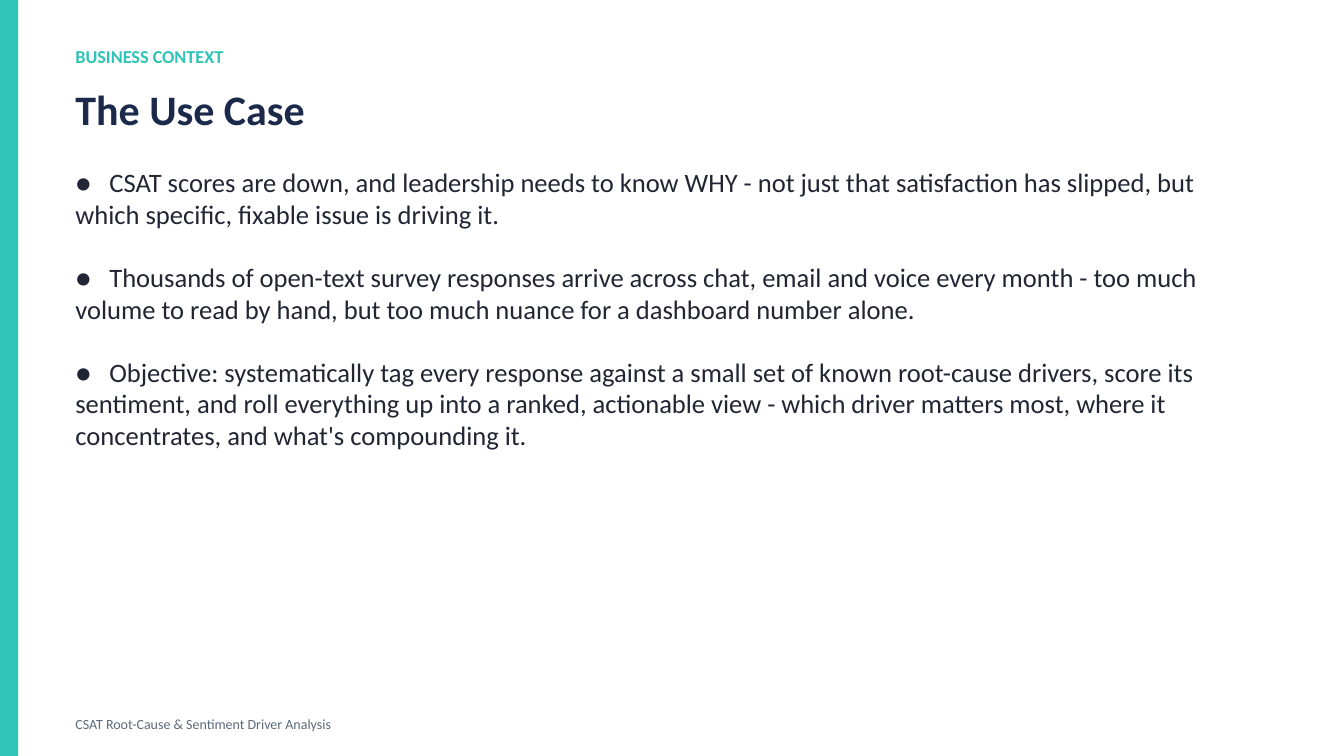
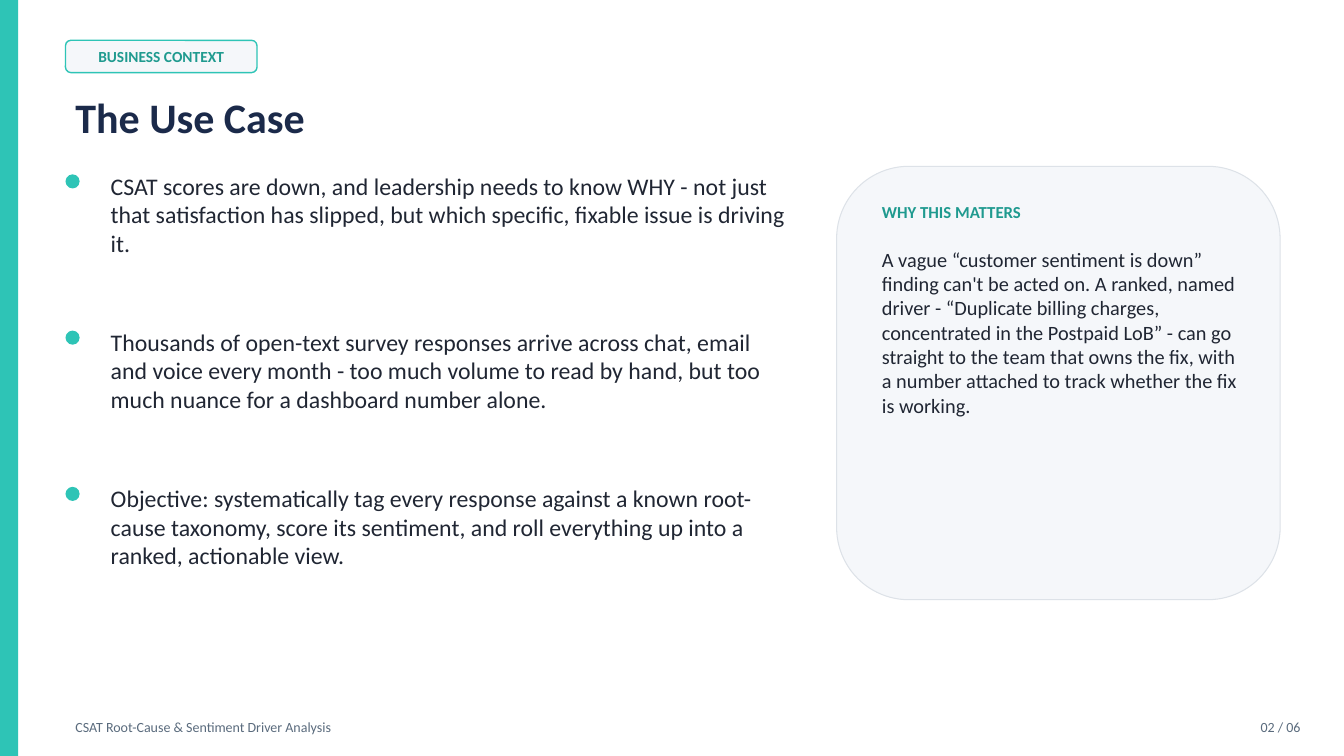
Before and after one commit to rameshpennam/ds-use-cases, a slide deck: slide 2 of usecase1_csat_nlp_rootcause/final_output/usecase1_csat_summary.pptx. Drawn at 1344x756 pixels with LibreOffice and Linux fonts; fonts in the diff are those of the drawing. Boxes give left, top, right and bottom in pixels: in the first picture for what was removed or moved away, otherwise in the second. Text is boxed around its words. In the diff, an @@ line names an element or a change of style, - is before the commit and + after.

```diff
--- a/usecase1_csat_nlp_rootcause/final_output/usecase1_csat_summary.pptx
+++ b/usecase1_csat_nlp_rootcause/final_output/usecase1_csat_summary.pptx
@@ rounded rectangle "BUSINESS CONTEXT": place and size @@
-rounded rectangle "BUSINESS CONTEXT" at bbox=[75, 51, 224, 63]
+rounded rectangle "BUSINESS CONTEXT" at bbox=[66, 40, 257, 73]
@@ rounded rectangle "BUSINESS CONTEXT" at bbox=[66, 40, 257, 73]: size 13 to 11 pt, text colour #2EC4B6 to #1F9A8F; alignment left to centre; vertical alignment top to middle; fill none to #F5F7FA; outline none to #2EC4B6 1 pt @@
@@ text "The Use Case": place and size @@
-text "The Use Case" at bbox=[75, 95, 305, 126]
+text "The Use Case" at bbox=[75, 103, 305, 134]
@@ ellipse added at bbox=[66, 174, 80, 189], fill #2EC4B6 @@
@@ text removed at bbox=[75, 173, 1196, 450] @@
-● CSAT scores are down, and leadership needs to know WHY - not just that satisfaction has slipped, but which specific, fixable issue is driving it.
-● Thousands of open-text survey responses arrive across chat, email and voice every month - too much volume to read by hand, but too much nuance for a dashboard number alone.
-● Objective: systematically tag every response against a small set of known root-cause drivers, score its sentiment, and roll everything up into a ranked, actionable view - which driver matters most, where it concentrates, and what's compounding it.
@@ text added at bbox=[111, 178, 784, 252], 17 pt, text #202633 @@
+CSAT scores are down, and leadership needs to know WHY - not just that satisfaction has slipped, but which specific, fixable issue is driving it.
@@ rounded rectangle added at bbox=[837, 166, 1280, 600], fill #F5F7FA, outline #DDE2E8 0.75 pt @@
@@ text added at bbox=[882, 207, 1021, 218], 12 pt, text #1F9A8F, bold @@
+WHY THIS MATTERS
@@ text added at bbox=[882, 252, 1237, 417], 14.5 pt, text #202633 @@
+A vague “customer sentiment is down” finding can't be acted on. A ranked, named driver - “Duplicate billing charges, concentrated in the Postpaid LoB” - can go straight to the team that owns the fix, with a number attached to track whether the fix is working.
@@ ellipse added at bbox=[66, 331, 80, 345], fill #2EC4B6 @@
@@ text added at bbox=[111, 334, 760, 408], 17 pt, text #202633 @@
+Thousands of open-text survey responses arrive across chat, email and voice every month - too much volume to read by hand, but too much nuance for a dashboard number alone.
@@ ellipse added at bbox=[66, 487, 80, 501], fill #2EC4B6 @@
@@ text added at bbox=[111, 490, 752, 567], 17 pt, text #202633 @@
+Objective: systematically tag every response against a known root-cause taxonomy, score its sentiment, and roll everything up into a ranked, actionable view.
@@ text added at bbox=[1261, 722, 1300, 732], 10 pt, text #5A6B7D @@
+02 / 06
```
Also in this commit, not shown: 5 other slides changed, 19 other files.
